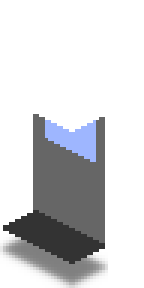
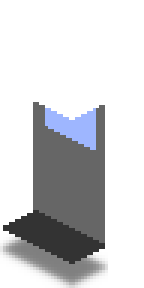
Comparing the layer stacks of the two 144 × 288 images. Changes:
painted on "Roof" over [33, 102, 105, 132]
painted on "Glass copy" over [45, 108, 96, 162]
painted on "Side" over [33, 102, 105, 162]
